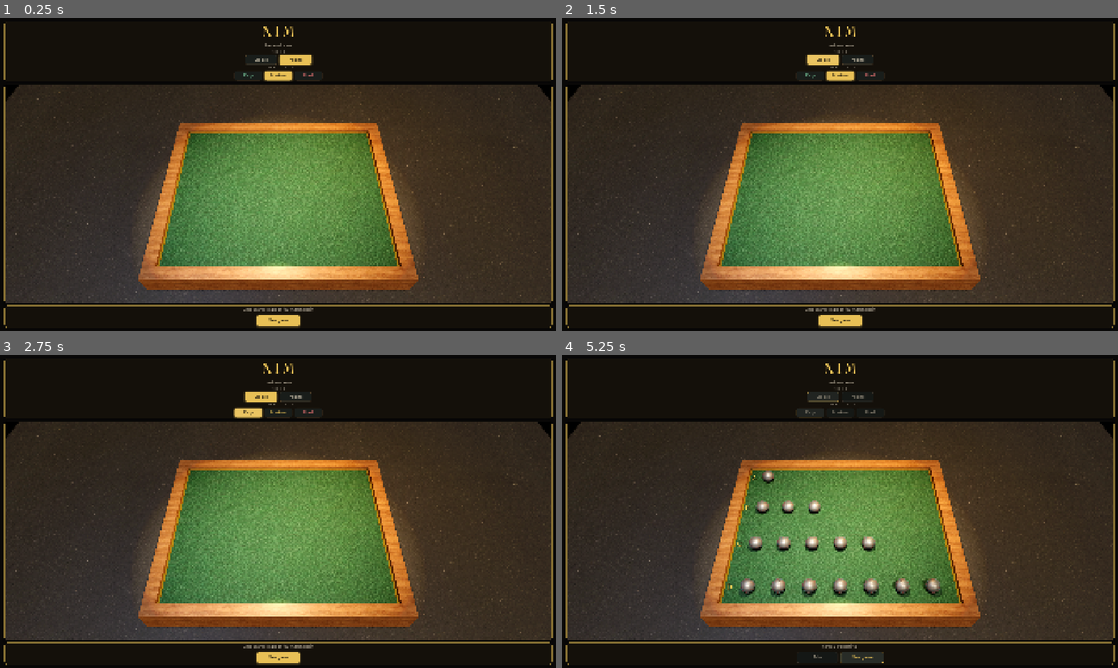
Above: before the commit, frames 1-4 (two rows, left to right).
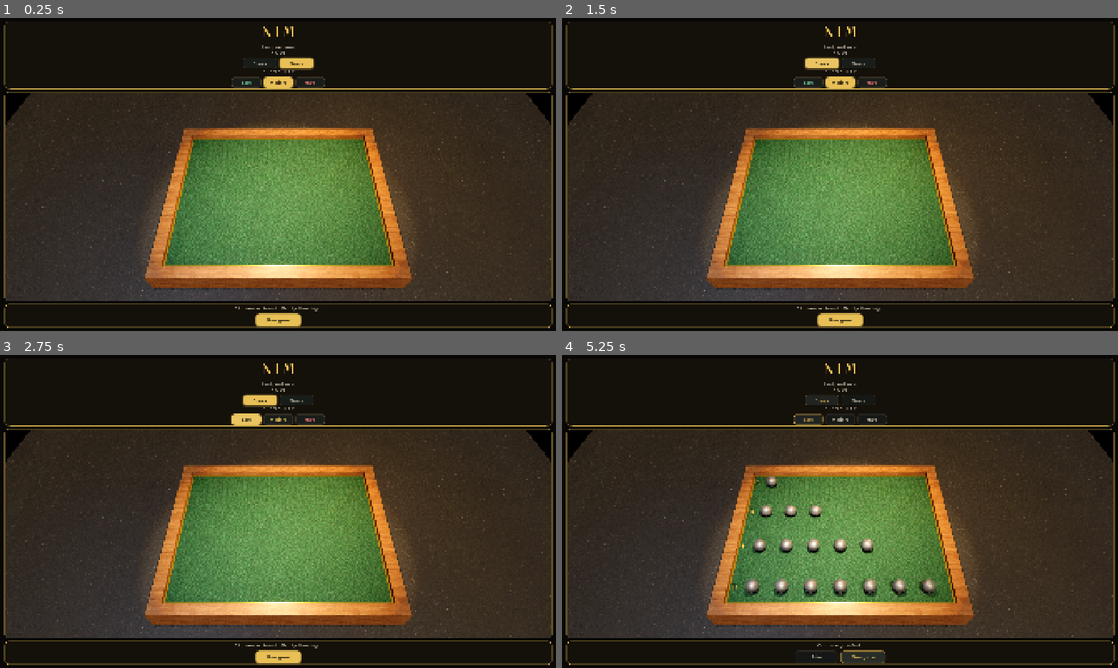
Above: after the commit, the same moments.

Repository: null6942/nim-godot
Game: Godot game, scene res://main.tscn
The game is run twice, just before and just after one commit, with the same random seed, the same clock (stepped at 60 frames per second) and the same inputs.
Inputs:
- Up to frame 1 (0.25 s): no input
- Up to frame 2 (1.5 s): click "Classic" at 0.5 s; click "Classic" at 1.25 s
- Up to frame 3 (2.75 s): click "Easy" at 2 s
- Up to frame 4 (5.25 s): click "Easy" at 2.75 s; click "New game" at 3.5 s; click "New game" at 4.25 s; click "New game" at 5 s

The runs differ from the first frame. In frame 1, 14% of the frame differs, in the area x 0-100%, y 1-100%; in frame 2, 14%; in frame 3, 14%; in frame 4, 16%.

Commit message:
Soften salon HUD corners, type contrast, and gold borders.
Raise StyleBoxFlat radii, bump Fraunces/Figtree sizes toward GOLD/MUTED/INK, and thicken plaque, button, table-frame, and result-card gold borders.

Co-authored-by: null6942 <null6942@users.noreply.github.com>

Diff:
--- a/main.gd
+++ b/main.gd
@@ -13,6 +13,11 @@
 const ROOM := Color(0.035, 0.032, 0.03, 1.0)
 const BTN_BG := Color(0.10, 0.12, 0.11, 0.92)
 const BTN_HOVER := Color(0.16, 0.18, 0.16, 0.95)
+const CHROME_RADIUS_PLAQUE := 16
+const CHROME_RADIUS_BTN := 12
+const CHROME_RADIUS_FRAME := 14
+const CHROME_BORDER := 2
+const CHROME_BORDER_FRAME := 3
 
 enum Difficulty { EASY, MEDIUM, HARD }
 enum PlayMode { CLASSIC, MISERE }
@@ -127,6 +132,7 @@
 	s.border_color = border
 	s.set_border_width_all(width)
 	s.set_corner_radius_all(radius)
+	s.corner_detail = 12
 	s.content_margin_left = pad
 	s.content_margin_right = pad
 	s.content_margin_top = pad * 0.55
@@ -140,7 +146,7 @@
 	return s
 
 func _plaque(pad: int) -> StyleBoxFlat:
-	var s := _box(Color(INK.r, INK.g, INK.b, 0.72), Color(GOLD.r, GOLD.g, GOLD.b, 0.28), 1, 10, pad)
+	var s := _box(Color(INK.r, INK.g, INK.b, 0.72), Color(GOLD.r, GOLD.g, GOLD.b, 0.48), CHROME_BORDER, CHROME_RADIUS_PLAQUE, pad)
 	s.shadow_color = Color(0, 0, 0, 0.22)
 	s.shadow_size = 6
 	s.shadow_offset = Vector2(0, 2)
@@ -150,7 +156,7 @@
 	var wrap := CenterContainer.new()
 	wrap.mouse_filter = Control.MOUSE_FILTER_IGNORE
 	var rule := ColorRect.new()
-	rule.custom_minimum_size = Vector2(width, 1)
+	rule.custom_minimum_size = Vector2(width, 2)
 	rule.color = Color(GOLD.r, GOLD.g, GOLD.b, alpha)
 	rule.mouse_filter = Control.MOUSE_FILTER_IGNORE
 	wrap.add_child(rule)
@@ -161,13 +167,13 @@
 	lab.text = text
 	lab.horizontal_alignment = HORIZONTAL_ALIGNMENT_CENTER
 	lab.mouse_filter = Control.MOUSE_FILTER_IGNORE
-	_apply_font(lab, _tracked_font(font_ui_bold if font_ui_bold else font_ui, 4), 11, FAINT)
+	_apply_font(lab, _tracked_font(font_ui_bold if font_ui_bold else font_ui, 4), 13, MUTED)
 	return lab
 
 func _style_button(btn: Button, selected: bool, locked := false) -> void:
-	var radius := 7
+	var radius := CHROME_RADIUS_BTN
 	var pad := 12
-	var muted_box := _box(BTN_BG.darkened(0.22), Color(0.20, 0.18, 0.15, 1), 1, radius, pad)
+	var muted_box := _box(BTN_BG.darkened(0.22), Color(0.20, 0.18, 0.15, 1), CHROME_BORDER, radius, pad)
 	var normal: StyleBoxFlat
 	var hover: StyleBoxFlat
 	var pressed: StyleBoxFlat
@@ -179,34 +185,35 @@
 		if selected:
 			fill = BTN_BG.lightened(0.04)
 			fill.a = 0.86
-			border = Color(GOLD_DIM.r, GOLD_DIM.g, GOLD_DIM.b, 0.38)
-		var box := _box(fill, border, 1, radius, pad)
+			border = Color(GOLD_DIM.r, GOLD_DIM.g, GOLD_DIM.b, 0.55)
+		var box := _box(fill, border, CHROME_BORDER, radius, pad)
 		normal = box
 		hover = box
 		pressed = box
 		disabled = box
-		btn.add_theme_color_override("font_color", FAINT)
-		btn.add_theme_color_override("font_hover_color", FAINT)
-		btn.add_theme_color_override("font_pressed_color", FAINT)
-		btn.add_theme_color_override("font_disabled_color", FAINT)
+		var locked_ink := GOLD_DIM if selected else MUTED
+		btn.add_theme_color_override("font_color", locked_ink)
+		btn.add_theme_color_override("font_hover_color", locked_ink)
+		btn.add_theme_color_override("font_pressed_color", locked_ink)
+		btn.add_theme_color_override("font_disabled_color", locked_ink)
 	elif selected:
-		pressed = _glow(_box(GOLD, GOLD, 1, radius, pad))
+		pressed = _glow(_box(GOLD, GOLD, CHROME_BORDER, radius, pad))
 		normal = pressed
-		hover = _glow(_box(GOLD.lightened(0.07), GOLD, 1, radius, pad))
+		hover = _glow(_box(GOLD.lightened(0.07), GOLD, CHROME_BORDER, radius, pad))
 		disabled = muted_box
 		btn.add_theme_color_override("font_color", INK)
 		btn.add_theme_color_override("font_hover_color", INK)
 		btn.add_theme_color_override("font_pressed_color", INK)
-		btn.add_theme_color_override("font_disabled_color", FAINT)
+		btn.add_theme_color_override("font_disabled_color", MUTED)
 	else:
-		normal = _box(BTN_BG, Color(0.30, 0.24, 0.16, 0.95), 1, radius, pad)
-		hover = _box(BTN_HOVER, Color(GOLD_DIM.r, GOLD_DIM.g, GOLD_DIM.b, 0.85), 1, radius, pad)
-		pressed = _box(GOLD, GOLD, 1, radius, pad)
+		normal = _box(BTN_BG, Color(0.30, 0.24, 0.16, 0.95), CHROME_BORDER, radius, pad)
+		hover = _box(BTN_HOVER, Color(GOLD_DIM.r, GOLD_DIM.g, GOLD_DIM.b, 0.85), CHROME_BORDER, radius, pad)
+		pressed = _box(GOLD, GOLD, CHROME_BORDER, radius, pad)
 		disabled = muted_box
 		btn.add_theme_color_override("font_color", MUTED)
 		btn.add_theme_color_override("font_hover_color", GOLD)
 		btn.add_theme_color_override("font_pressed_color", INK)
-		btn.add_theme_color_override("font_disabled_color", FAINT)
+		btn.add_theme_color_override("font_disabled_color", MUTED)
 	btn.add_theme_stylebox_override("normal", normal)
 	btn.add_theme_stylebox_override("hover", hover)
 	btn.add_theme_stylebox_override("pressed", pressed)
@@ -214,7 +221,7 @@
 	btn.add_theme_stylebox_override("disabled", disabled)
 	if font_ui_bold:
 		btn.add_theme_font_override("font", font_ui_bold)
-	btn.add_theme_font_size_override("font_size", 14)
+	btn.add_theme_font_size_override("font_size", 16)
 	btn.mouse_default_cursor_shape = Control.CURSOR_ARROW if locked or btn.disabled else Control.CURSOR_POINTING_HAND
 	btn.focus_mode = Control.FOCUS_NONE
 
@@ -222,7 +229,7 @@
 	var btn := Button.new()
 	btn.text = text
 	btn.toggle_mode = toggle
-	btn.custom_minimum_size = Vector2(96, 34)
+	btn.custom_minimum_size = Vector2(100, 38)
 	_style_button(btn, false)
 	return btn
 
@@ -456,7 +463,7 @@
 	title.text = "NIM"
 	title.horizontal_alignment = HORIZONTAL_ALIGNMENT_CENTER
 	title.mouse_filter = Control.MOUSE_FILTER_IGNORE
-	_apply_font(title, _tracked_font(font_title, 12), 46, GOLD, true)
+	_apply_font(title, _tracked_font(font_title, 12), 48, GOLD, true)
 	top.add_child(title)
 
 	top.add_child(_hairline(72.0, 0.78))
@@ -464,7 +471,7 @@
 	subtitle = Label.new()
 	subtitle.horizontal_alignment = HORIZONTAL_ALIGNMENT_CENTER
 	subtitle.mouse_filter = Control.MOUSE_FILTER_IGNORE
-	_apply_font(subtitle, font_ui, 13, MUTED)
+	_apply_font(subtitle, font_ui_bold if font_ui_bold else font_ui, 16, MUTED)
 	top.add_child(subtitle)
 
 	top.add_child(_section_label("MODE"))
@@ -475,7 +482,7 @@
 	top.add_child(mode_row)
 	for m in [PlayMode.CLASSIC, PlayMode.MISERE]:
 		var btn := _mk_btn(MODE_LABELS[m], false)
-		btn.custom_minimum_size = Vector2(112, 32)
+		btn.custom_minimum_size = Vector2(118, 38)
 		var captured: int = m
 		btn.pressed.connect(func(): _set_play_mode(captured))
 		mode_row.add_child(btn)
@@ -489,7 +496,7 @@
 	top.add_child(diff_row)
 	for d in [Difficulty.EASY, Difficulty.MEDIUM, Difficulty.HARD]:
 		var btn := _mk_btn(DIFF_LABELS[d], false)
-		btn.custom_minimum_size = Vector2(96, 32)
+		btn.custom_minimum_size = Vector2(102, 38)
 		var captured_d: int = d
 		btn.pressed.connect(func(): _set_difficulty(captured_d))
 		diff_row.add_child(btn)
@@ -506,13 +513,14 @@
 	table_frame.mouse_filter = Control.MOUSE_FILTER_IGNORE
 	var frame_style := StyleBoxFlat.new()
 	frame_style.bg_color = Color(0, 0, 0, 0)
-	frame_style.border_color = Color(GOLD.r, GOLD.g, GOLD.b, 0.34)
-	frame_style.set_border_width_all(1)
-	frame_style.set_corner_radius_all(8)
-	frame_style.content_margin_left = 1
-	frame_style.content_margin_right = 1
-	frame_style.content_margin_top = 1
-	frame_style.content_margin_bottom = 1
+	frame_style.border_color = Color(GOLD.r, GOLD.g, GOLD.b, 0.62)
+	frame_style.set_border_width_all(CHROME_BORDER_FRAME)
+	frame_style.set_corner_radius_all(CHROME_RADIUS_FRAME)
+	frame_style.corner_detail = 12
+	frame_style.content_margin_left = CHROME_BORDER_FRAME
+	frame_style.content_margin_right = CHROME_BORDER_FRAME
+	frame_style.content_margin_top = CHROME_BORDER_FRAME
+	frame_style.content_margin_bottom = CHROME_BORDER_FRAME
 	frame_style.shadow_color = Color(0, 0, 0, 0.28)
 	frame_style.shadow_size = 10
 	frame_style.shadow_offset = Vector2(0, 3)
@@ -552,7 +560,7 @@
 	result_card.modulate.a = 0.0
 	result_card.mouse_filter = Control.MOUSE_FILTER_IGNORE
 	result_card.custom_minimum_size = Vector2(268, 0)
-	var card_style := _box(Color(INK.r, INK.g, INK.b, 0.94), Color(GOLD.r, GOLD.g, GOLD.b, 0.72), 1, 10, 22)
+	var card_style := _box(Color(INK.r, INK.g, INK.b, 0.94), Color(GOLD.r, GOLD.g, GOLD.b, 0.82), CHROME_BORDER_FRAME, CHROME_RADIUS_PLAQUE, 22)
 	card_style.content_margin_top = 22
 	card_style.content_margin_bottom = 22
 	card_style.shadow_color = Color(GOLD.r, GOLD.g, GOLD.b, 0.14)
@@ -567,13 +575,13 @@
 	result_title = Label.new()
 	result_title.horizontal_alignment = HORIZONTAL_ALIGNMENT_CENTER
 	result_title.mouse_filter = Control.MOUSE_FILTER_IGNORE
-	_apply_font(result_title, font_title, 36, GOLD, true)
+	_apply_font(result_title, font_title, 38, GOLD, true)
 	result_box.add_child(result_title)
-	result_box.add_child(_hairline(56.0, 0.62))
+	result_box.add_child(_hairline(56.0, 0.72))
 	result_sub = Label.new()
 	result_sub.horizontal_alignment = HORIZONTAL_ALIGNMENT_CENTER
 	result_sub.mouse_filter = Control.MOUSE_FILTER_IGNORE
-	_apply_font(result_sub, font_ui, 15, MUTED)
+	_apply_font(result_sub, font_ui_bold if font_ui_bold else font_ui, 17, MUTED)
 	result_box.add_child(result_sub)
 
 	var bottom_plaque := PanelContainer.new()
@@ -594,7 +602,7 @@
 	status_label.size_flags_horizontal = Control.SIZE_EXPAND_FILL
 	status_label.autowrap_mode = TextServer.AUTOWRAP_WORD_SMART
 	status_label.mouse_filter = Control.MOUSE_FILTER_IGNORE
-	_apply_font(status_label, font_ui, 13, MUTED)
+	_apply_font(status_label, font_ui_bold if font_ui_bold else font_ui, 16, MUTED)
 	bottom.add_child(status_label)
 
 	rules_label = Label.new()
@@ -607,12 +615,12 @@
 	new_row.add_theme_constant_override("separation", 10)
 	bottom.add_child(new_row)
 	take_btn = _mk_btn("Take", false)
-	take_btn.custom_minimum_size = Vector2(140, 38)
+	take_btn.custom_minimum_size = Vector2(148, 44)
 	take_btn.visible = false
 	take_btn.pressed.connect(_try_take_selected)
 	new_row.add_child(take_btn)
 	new_btn = _mk_btn("New game", false)
-	new_btn.custom_minimum_size = Vector2(148, 40)
+	new_btn.custom_minimum_size = Vector2(156, 44)
 	_style_button(new_btn, true)
 	new_btn.pressed.connect(_on_new_game)
 	new_row.add_child(new_btn)
